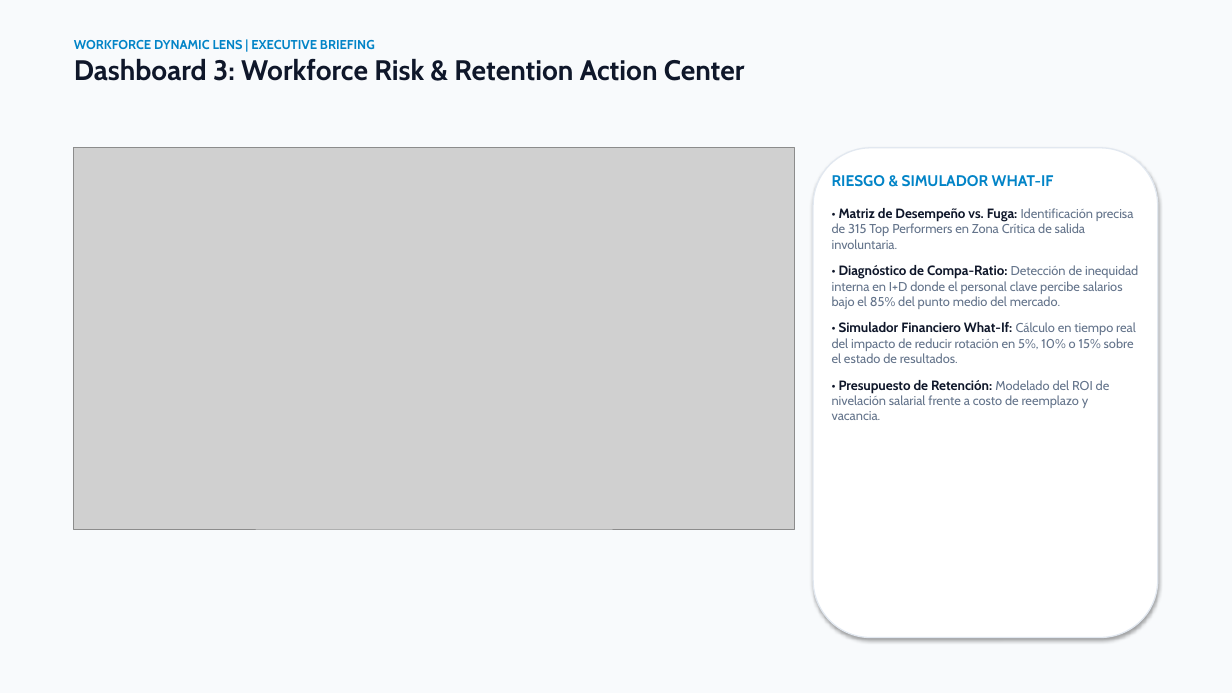
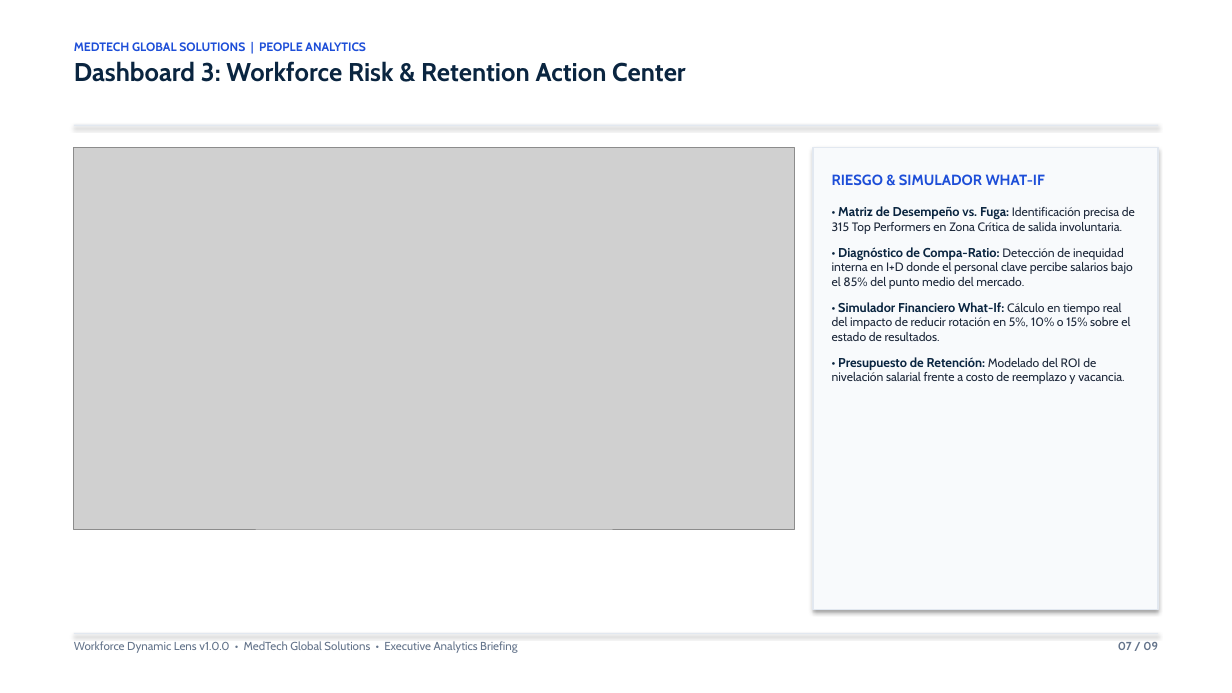
Before and after one commit to rodriguezmendozaemmanuel5/workforce-dynamic-lens, a slide deck: slide 7 of presentations/Executive_Presentation.pptx. Drawn at 1232x693 pixels with LibreOffice and Linux fonts; fonts in the diff are those of the drawing; grey boxes stand for pictures. Boxes give left, top, right and bottom in pixels: in the first picture for what was removed or moved away, otherwise in the second. Text is boxed around its words. In the diff, an @@ line names an element or a change of style, - is before the commit and + after.

Commit message:
style(presentations): apply clean boardroom consulting standard with pure white canvas and oxford navy

```diff
--- a/presentations/Executive_Presentation.pptx
+++ b/presentations/Executive_Presentation.pptx
@@ rectangle at (0, 0, 1232, 693): fill #F8FAFC to #FFFFFF @@
@@ text at (74, 42, 366, 51): text changed; size 10 to 9.5 pt; text colour #0284C7 to #1D4ED8 @@
-WORKFORCE DYNAMIC LENS | EXECUTIVE BRIEFING
+MEDTECH GLOBAL SOLUTIONS | PEOPLE ANALYTICS
@@ text at (74, 61, 686, 82): size 22 to 20 pt, text colour #0F172A to #0A2540 in "Dashboard 3: Workforce Risk & Retention Action ..." @@
@@ rectangle added at (74, 125, 1158, 126), fill #E2E8F0 @@
@@ rounded rectangle removed at (813, 148, 1158, 638) @@
@@ rectangle added at (813, 148, 1158, 610), fill #F8FAFC, outline #E2E8F0 1 pt @@
@@ text "RIESGO & SIMULADOR WHAT-IF" at (832, 174, 1135, 384): size 12 to 11.5 pt, text colour #0284C7 to #1D4ED8 in "RIESGO & SIMULADOR WHAT-IF"; size 10.5 to 10 pt, text colour #0F172A to #0A2540 in "• Matriz de Desempeño vs. Fuga:", "• Diagnóstico de Compa-Ratio:", "• Simulador Financiero What-If:", "• Presupuesto de Retención:"; size 10 to 9.5 pt, text colour #64748B to #1E293B in "Identificación precisa de 315 Top Performers en ...", "Detección de inequidad interna en I+D donde ...", "Cálculo en tiempo real del impacto de ...", "Modelado del ROI de nivelación salarial frente ..." @@
@@ rectangle added at (74, 633, 1158, 634), fill #E2E8F0 @@
@@ text added at (74, 641, 517, 653), 9 pt, text #64748B @@
+Workforce Dynamic Lens v1.0.0 • MedTech Global Solutions • Executive Analytics Briefing
@@ text added at (1118, 642, 1158, 650), 9 pt, text #64748B, bold @@
+07 / 09
```
Also in this commit, not shown: 8 other slides changed, 1 other file.
